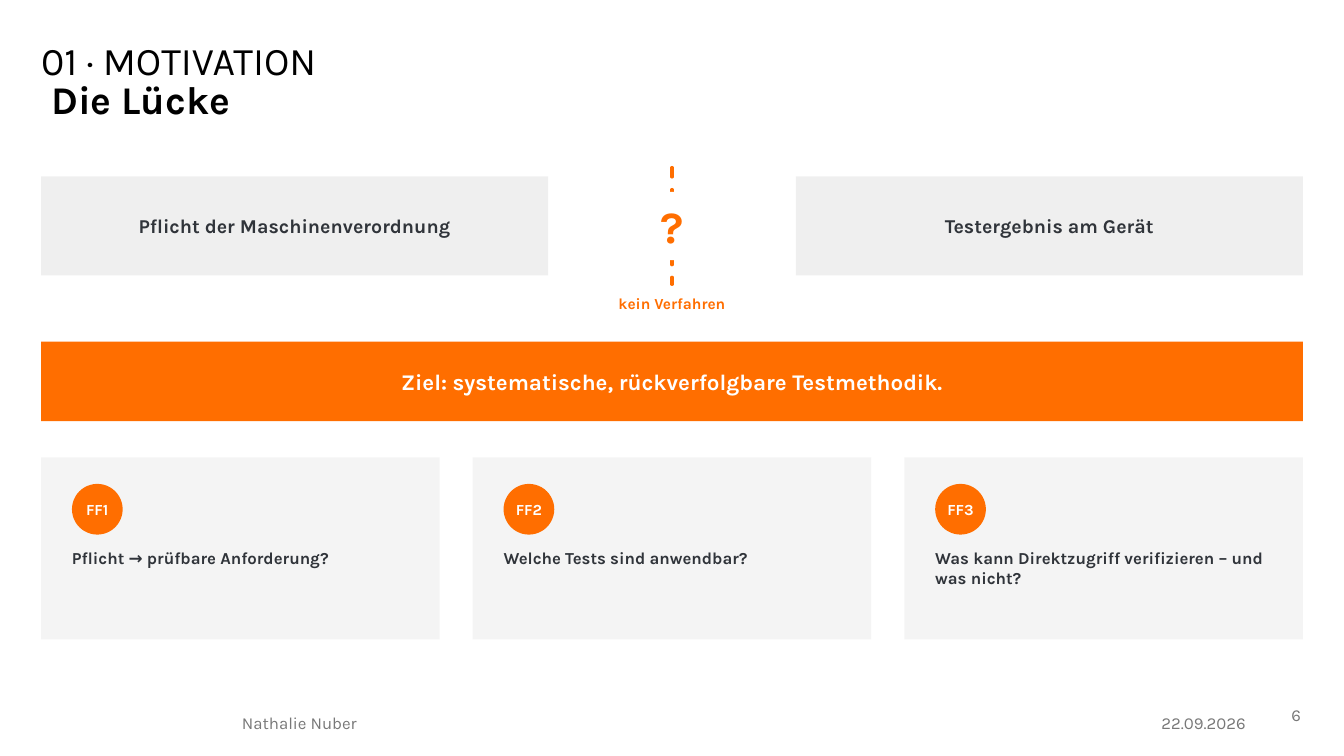
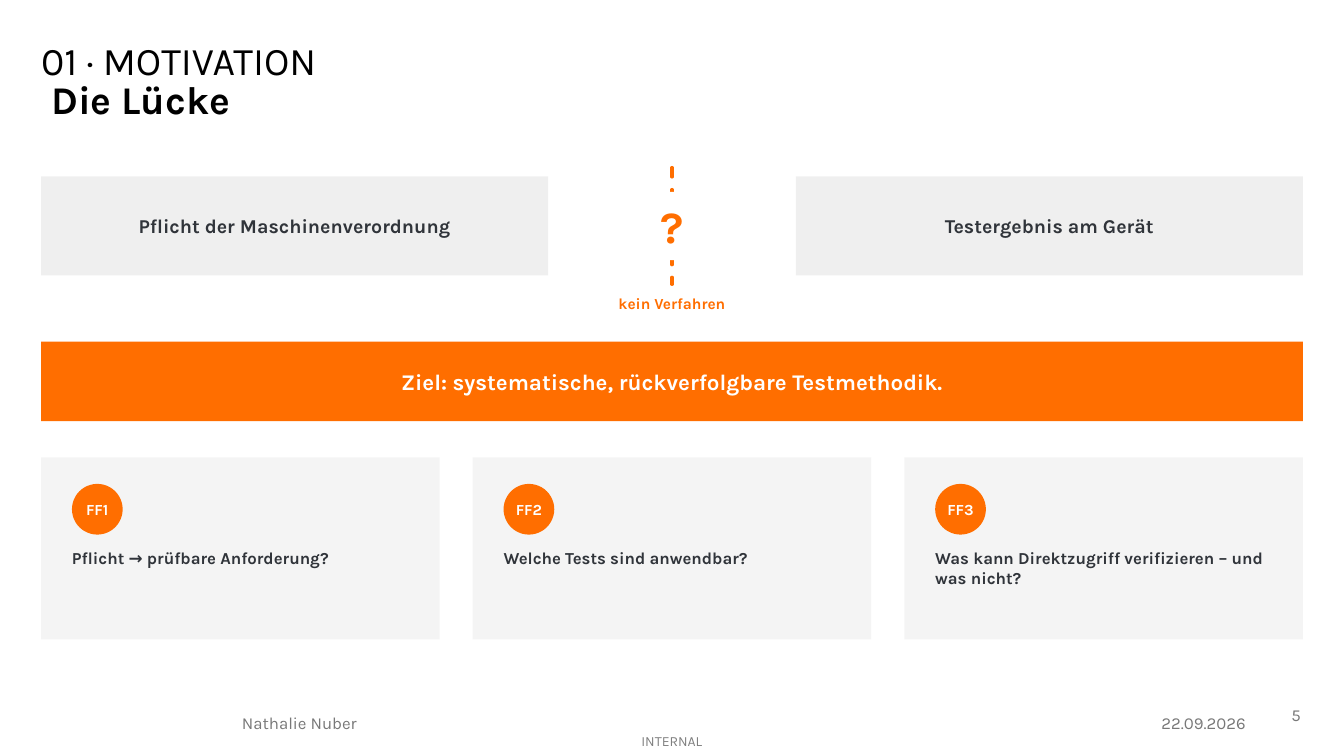
Before and after one commit to nathalienr/Bachelorarbeit, a slide deck: slide 5 of Folien.pptx (slide 6 before the commit). Drawn at 1344x756 pixels with LibreOffice and Linux fonts; fonts in the diff are those of the drawing. Boxes give left, top, right and bottom in pixels: in the first picture for what was removed or moved away, otherwise in the second. Text is boxed around its words. In the diff, an @@ line names an element or a change of style, - is before the commit and + after.

```diff
--- a/Folien.pptx
+++ b/Folien.pptx
@@ page number at [1291,710,1300,721]: text changed @@
-6
+5
@@ text added at [641,737,702,746], 10 pt, text #000000 at 50% opacity @@
+INTERNAL
```
Also in this commit, not shown: 9 other slides changed, 3 slides removed, 4 other files.
